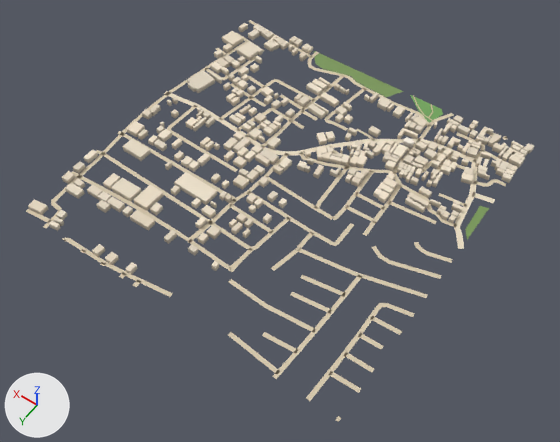
Before and after pictures for a commit that changed the glTF model public/assets/bengaluru-region-v1/tiles/t-3_-23-l0.glb.
Both versions are drawn from a 50 mm camera at (-1652.0, -10674.0, 809.0) aimed at (-1271.0, -11209.0, -31.0). Lighting does not change. The marker at lower left points along +X, +Y and +Z. The picture after the commit comes second.

Script lines for the objects in view, before the commit:
```python
me_building = bpy.data.meshes.new('building')
me_building.from_pydata(...)  # 3128 vertices, 3992 faces; spans x -3.0..505.0, y -4.0..495.0, z 0.0..12.0
me_building.materials.append(mat_building)
me_ground = bpy.data.meshes.new('ground')
me_ground.from_pydata(...)  # 928 vertices, 753 faces; spans x -4.0..501.0, y -4.0..502.0, z 1.0
me_ground.materials.append(mat_ground)
ob_building = bpy.data.objects.new('building', me_building)
ob_building.location = (-1500.0, -11500.0, 0.0)
ob_ground = bpy.data.objects.new('ground', me_ground)
ob_ground.location = (-1500.0, -11500.0, 0.0)
```
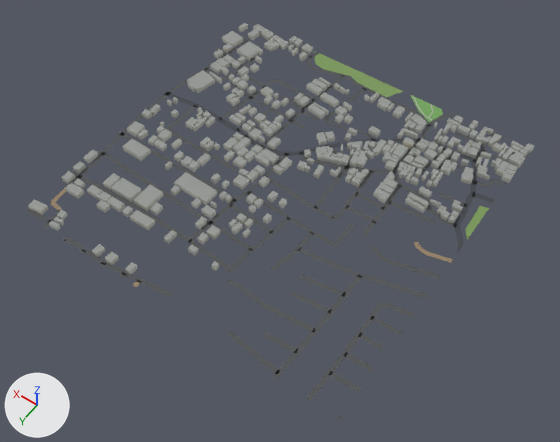
Diff of the bpy script that builds the scene:
```diff
--- a/public/assets/bengaluru-region-v1/tiles/t-3_-23-l0.glb.py
+++ b/public/assets/bengaluru-region-v1/tiles/t-3_-23-l0.glb.py
@@ me_building @@
 # used by ob_building; location = (-1500.0, -11500.0, 0.0)
-me_building.from_pydata(...)  # 3128 vertices, 3992 faces; spans x -3.0..505.0, y -4.0..495.0, z 0.0..12.0
+me_building.from_pydata(...)  # 3128 vertices, 4856 faces; spans x -3.0..505.0, y -4.0..495.0, z 0.0..12.0
+# me_building part 1: 3992 kept faces spanning x -3.0..505.0, y -4.0..495.0, z 0.0..12.0 get new vertex colours
 me_building.materials.append(mat_building)
@@ me_ground @@
 # used by ob_ground; location = (-1500.0, -11500.0, 0.0)
-me_ground.from_pydata(...)  # 928 vertices, 753 faces; spans x -4.0..501.0, y -4.0..502.0, z 1.0
+me_ground.from_pydata(...)  # 935 vertices, 760 faces; spans x 0.0..500.0, y 0.0..500.0, z 1.0
+# me_ground part 2
+# 41 vertices are removed from x -1.0..501.0, y -4.0..499.0, z 1.0
+# 87 faces are deleted
+# 5 vertices in x 137.0..501.0, y 117.0..403.0, z 1.0 move by (-1.0, 0.0, 0.0)
+# 5 vertices in x 31.0..311.0, y -1.0..279.0, z 1.0 move by (2.0, 1.0, 0.0)
+# 4 vertices in x 40.0..499.0, y 123.0..364.0, z 1.0 move by (1.0, 0.0, 0.0)
+# 4 vertices in x 17.0..423.0, y 149.0..501.0, z 1.0 move by (1.0, -1.0, 0.0)
+# 31 vertices move from x -4.0..500.0, y -3.0..502.0, z 1.0 to x 0.0..500.0, y 0.0..500.0, z 1.0
+# 41 vertices are added at x 0.0..500.0, y 0.0..500.0, z 1.0
+# 7 new vertices lie (0.0, 6.0, 0.0) away from vertices in x 0.0..486.0, y 0.0..488.0, z 1.0
+# 94 new faces join them
+# me_ground part 3: 629 kept faces spanning x 0.0..500.0, y 0.0..500.0, z 1.0 get new vertex colours; the middle colour goes from beige #d7c9ae to dark grey #535556
+# other edits to the shape of me_ground do not show in these pictures
 me_ground.materials.append(mat_ground)
```

Changed parts and their boxes (x1, y1, x2, y2) in the pictures (560 x 442 px; the box of a moved part takes in the faces that stretch with it):
'ground', reshaped
    before: (26, 20, 510, 422)
    after: (26, 21, 510, 420)
part 1 of me_building, recoloured (darker)
    both: (28, 23, 534, 274)
part 2 of me_ground, moved or reshaped
    before: (26, 20, 510, 422)
    after: (26, 21, 510, 420)
part 3 of me_ground, recoloured
    both: (43, 33, 504, 420)
